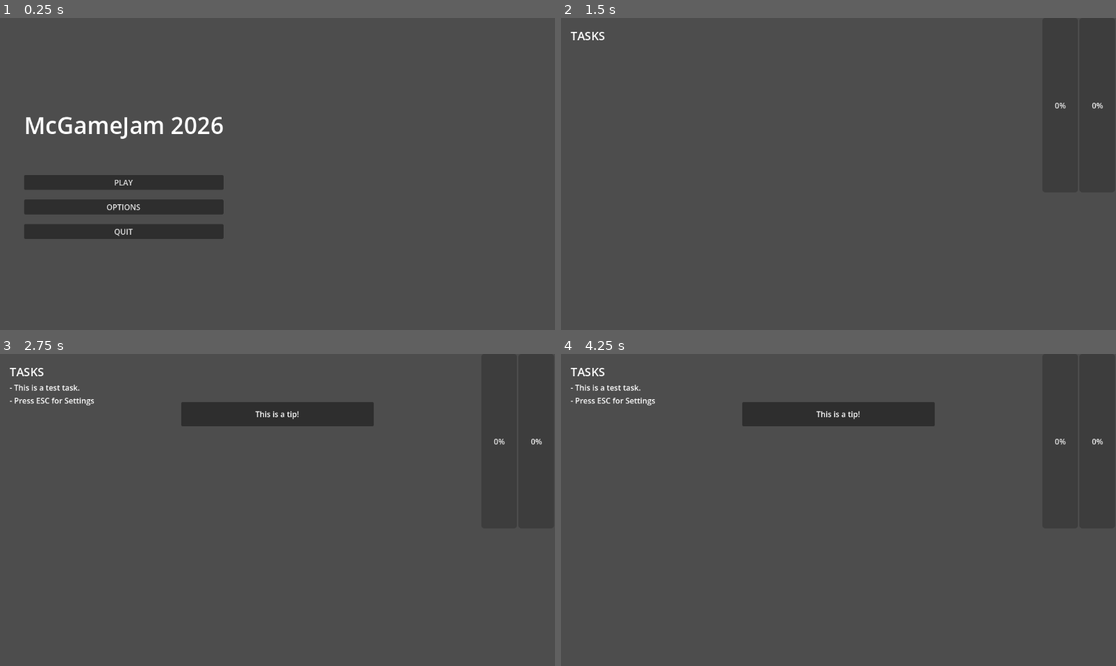
Above: before the commit, frames 1-4 (two rows, left to right).
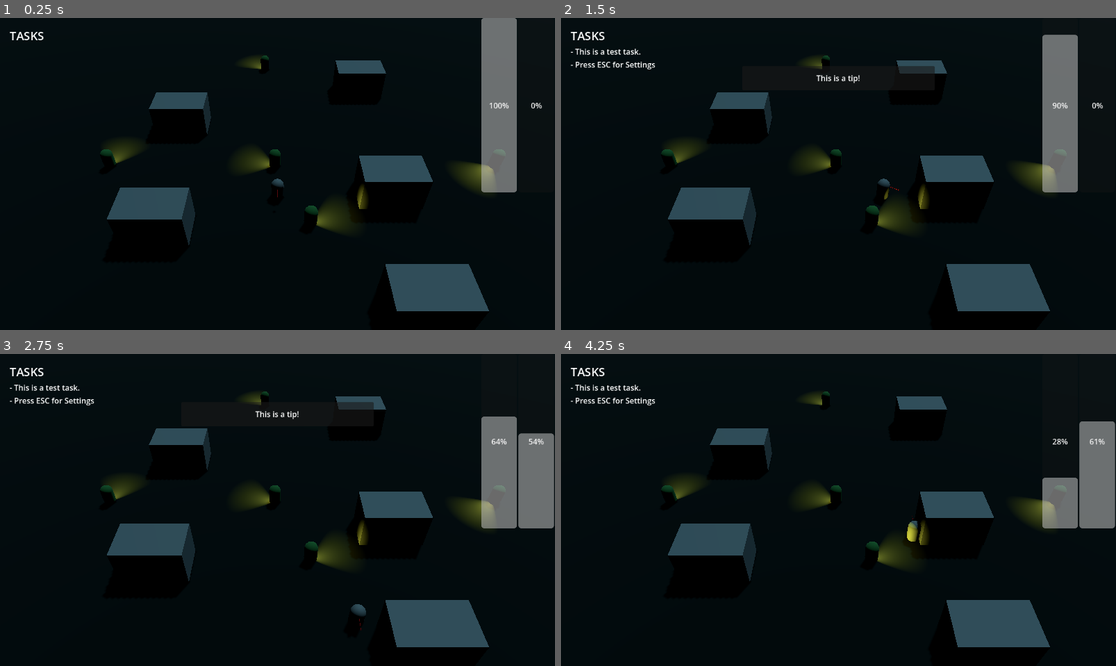
Above: after the commit, the same moments.

Repository: Fredzer0/McGameJam2026
Game: Godot game, scene res://levels/FredScene.tscn
Same seed, same stepped clock (60 frames per second), same inputs: the game is played once before the commit and once after it. Before the commit the project starts from res://ui/menus/MainMenu.tscn.
Inputs (mouse positions are in pixels of both pictures, inside the frame that each line leads up to):
- Up to frame 1 (0.25 s): no input
- Up to frame 2 (1.5 s): click (683, 183) at 0.5 s, where only the run before the commit has a clickable "PLAY"; tap Enter (ui_accept) at 1.25 s; move the mouse to (960, 158) at 1.27 s; hold D (move_right) from 1.28 s (still down); tap Shift (dash) at 1.35 s
- Up to frame 3 (2.75 s): tap Enter (ui_accept) at 1.52, 2.27 s; tap Space (hide, bound only after the commit) at 1.55, 2.1 s; move the mouse to (166, 525) at 2.02 s; release D (move_right) at 2.03 s; hold S (move_down) from 2.03 s (still down); tap Shift (dash) at 2.3 s
- Up to frame 4 (4.25 s): move the mouse to (894, 441) at 2.77 s; release S (move_down) at 2.78 s; hold D (move_right) 2.78-3.53 s; tap Shift (dash) at 2.85, 3.8 s; tap Space (hide, bound only after the commit) at 3.05, 3.6 s; tap Enter (ui_accept) at 3.5, 3.77 s; move the mouse to (810, 572) at 3.52 s; hold W (move_up) from 3.53 s (still down)

The runs differ from the first frame. In frame 1, 100% of the frame differs, in the area x 0-100%, y 0-100%; in frame 2, 100%; in frame 3, 100%; in frame 4, 100%.
Error before the commit: Invalid access to property or key 'currentPanic' on a base object of type 'null instance'. (res://Scripts/panic_bar.gd:13)

Commit message:
transformation + mana costs + fix

Diff:
--- a/Scripts/mana_bar.gd
+++ b/Scripts/mana_bar.gd
@@ -10,5 +10,5 @@
 
 # Called every frame. 'delta' is the elapsed time since the previous frame.
 func _process(delta: float) -> void:
-	#value = player.currentMana;
+	value = player.currentMana;
 	pass
--- a/entities/player/Player.gd
+++ b/entities/player/Player.gd
@@ -9,15 +9,24 @@
 
 var is_dashing = false
 var dash_timer = 0.0
+var currentMana = 100
+var is_hiding = false
+
+
+@export var maxMana = 100
+@export var manaRegen = 0.1
+@export var dashCost = 10
+@export var hideCost = 20
 
 func _physics_process(delta):
 	var input_dir = Input.get_vector("move_left", "move_right", "move_up", "move_down")
 	var direction = (transform.basis * Vector3(input_dir.x, 0, input_dir.y)).normalized()
-	if Input.is_action_just_pressed("dash") and direction and not is_dashing:
+	if Input.is_action_just_pressed("dash") and direction and not is_dashing and currentMana >= dashCost:
 		is_dashing = true
 		dash_timer = DASH_DURATION
 		velocity.x = direction.x * DASH_SPEED
 		velocity.z = direction.z * DASH_SPEED
+		currentMana -= dashCost;
 
 	if is_dashing:
 		dash_timer -= delta
@@ -28,9 +37,31 @@
 		velocity.z = move_toward(velocity.z, direction.z * SPEED, ACCELERATION * delta)
 
 		var target_angle = atan2(direction.x, direction.z)
-		$MeshInstance3D.rotation.y = lerp_angle($MeshInstance3D.rotation.y, target_angle, ROTATION_SPEED * delta)
+		$WitchModel.rotation.y = lerp_angle($WitchModel.rotation.y, target_angle, ROTATION_SPEED * delta)
 	else:
 		velocity.x = move_toward(velocity.x, 0, FRICTION * delta)
 		velocity.z = move_toward(velocity.z, 0, FRICTION * delta)
 
-	move_and_slide()
+	if !is_hiding:
+		move_and_slide()
+
+
+	if Input.is_action_just_pressed("hide") and not is_dashing:
+		becomeBox()
+
+	if !is_dashing and not is_hiding and currentMana < 100:
+		currentMana += manaRegen
+
+
+
+func becomeBox():
+
+	if (!is_hiding and currentMana >= hideCost):
+		is_hiding = true;
+		$WitchModel.hide()
+		$BoxModel.show()
+		currentMana -= hideCost;
+	else:
+		is_hiding = false
+		$WitchModel.show()
+		$BoxModel.hide()
--- a/entities/player/Player.tscn
+++ b/entities/player/Player.tscn
@@ -13,16 +13,28 @@
 [sub_resource type="StandardMaterial3D" id="StandardMaterial3D_453mm"]
 albedo_color = Color(1, 0, 0, 1)
 
+[sub_resource type="BoxMesh" id="BoxMesh_mab2k"]
+
 [node name="Player" type="CharacterBody3D" unique_id=253799011]
 script = ExtResource("1_script")
 
 [node name="CollisionShape3D" type="CollisionShape3D" parent="." unique_id=1747807594]
 shape = SubResource("CapsuleShape3D_1")
 
-[node name="MeshInstance3D" type="MeshInstance3D" parent="." unique_id=795629174]
+[node name="WitchModel" type="Node3D" parent="." unique_id=1809021184]
+
+[node name="model" type="MeshInstance3D" parent="WitchModel" unique_id=795629174]
 mesh = SubResource("CapsuleMesh_1")
 
-[node name="nose" type="MeshInstance3D" parent="MeshInstance3D" unique_id=2121753403]
+[node name="nose" type="MeshInstance3D" parent="WitchModel/model" unique_id=2121753403]
 transform = Transform3D(1, 0, 0, 0, 0.07047033, 0.9975139, 0, -0.9975139, 0.07047033, 0, 0.50180423, 0.5673036)
 mesh = SubResource("CapsuleMesh_mab2k")
 surface_material_override/0 = SubResource("StandardMaterial3D_453mm")
+
+[node name="BoxModel" type="Node3D" parent="." unique_id=916300823]
+transform = Transform3D(1, 0, 0, 0, 1, 0, 0, 0, 1, -0.5777941, -1.7648041, 1.388298)
+visible = false
+
+[node name="BoxMode" type="MeshInstance3D" parent="BoxModel" unique_id=1744310496]
+transform = Transform3D(1, 0, 0, 0, 1, 0, 0, 0, 1, 0.5777941, 1.7648041, -1.388298)
+mesh = SubResource("BoxMesh_mab2k")
--- a/levels/FredScene.tscn
+++ b/levels/FredScene.tscn
@@ -28,7 +28,7 @@
 fov = 45.0
 
 [node name="Environment" parent="." unique_id=960804561 instance=ExtResource("1_g4tst")]
-transform = Transform3D(1, 0, 0, 0, 1, 0, 0, 0, 1, -0.04693985, 0.08450127, -0.057396412)
+transform = Transform3D(1, 0, 0, 0, 1, 0, 0, 0, 1, -0.046571255, 0.0956893, -0.06581974)
 
 [node name="FogVolume" type="FogVolume" parent="Environment" unique_id=936400773]
 transform = Transform3D(1, 0, 0, 0, 1, 0, 0, 0, 1, 30, 4.492, 1.853)
--- a/project.godot
+++ b/project.godot
@@ -11,9 +11,18 @@
 [application]
 
 config/name="McGameJam-2026"
-run/main_scene="res://ui/menus/MainMenu.tscn"
+run/main_scene="uid://5ma7vxmlo1jb"
 config/features=PackedStringArray("4.6", "Forward Plus")
 config/icon="res://assets/textures/icon.svg"
+
+[display]
+
+window/size/mode=2
+
+[global_group]
+
+player=""
+suspicionDirector=""
 
 [input]
 
@@ -42,6 +51,11 @@
 "events": [Object(InputEventKey,"resource_local_to_scene":false,"resource_name":"","device":-1,"window_id":0,"alt_press …(195 unchanged characters)…
 ]
 }
+hide={
+"deadzone": 0.2,
+"events": [Object(InputEventKey,"resource_local_to_scene":false,"resource_name":"","device":0,"window_id":0,"alt_pressed":false,"shift_pressed":false,"ctrl_pressed":false,"meta_pressed":false,"pressed":false,"keycode":0,"physical_keycode":32,"key_label":0,"unicode":0,"location":0,"echo":false,"script":null)
+]
+}
 
 [physics]
 
Not shown: 1 places in entities/player/Player.tscn that only renumber resources
Not shown: 1 places in levels/FredScene.tscn that only renumber resources
